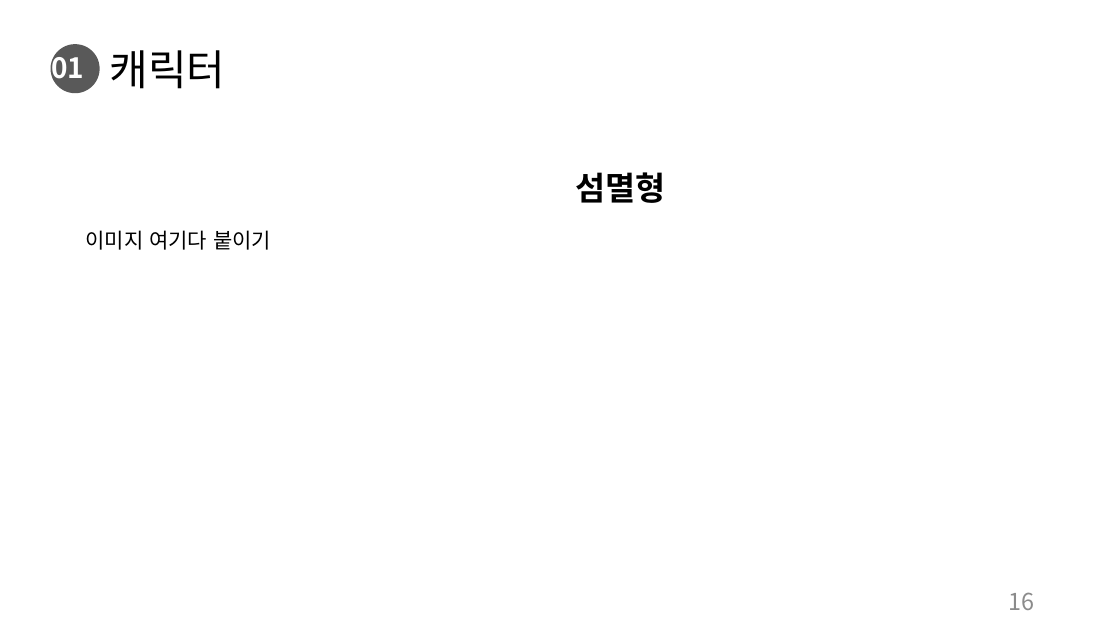
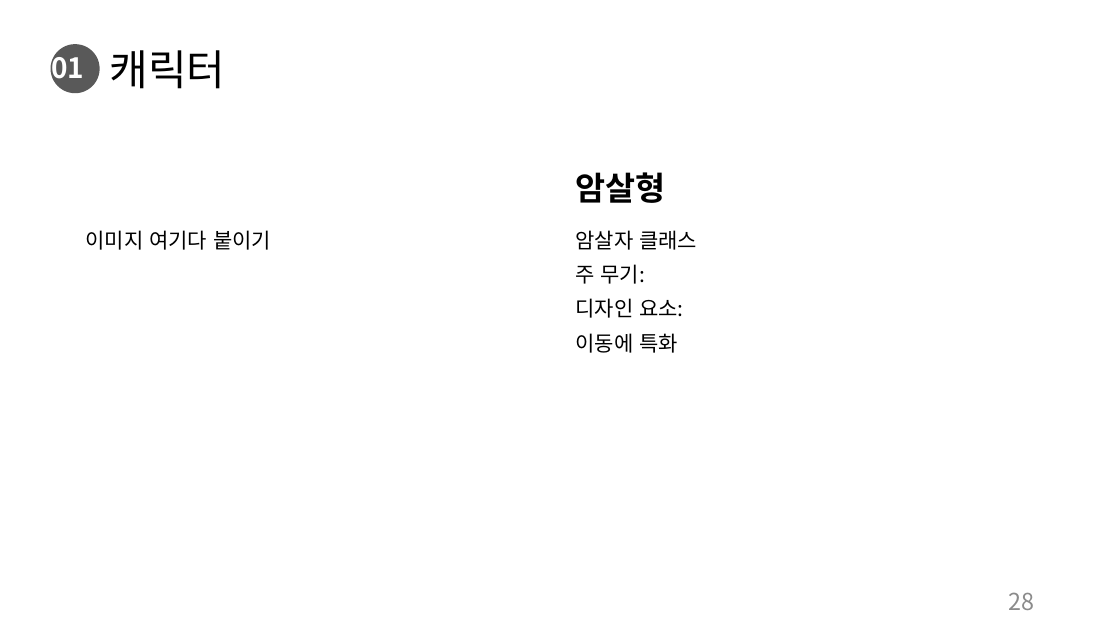
Before and after one commit to charobe/HDB, a slide deck: slide 28 of 조영욱/하자 드 바이오.pptx (slide 16 before the commit). Drawn at 1120x630 pixels with LibreOffice and Linux fonts; fonts in the diff are those of the drawing. Boxes give left, top, right and bottom in pixels: in the first picture for what was removed or moved away, otherwise in the second. Text is boxed around its words. In the diff, an @@ line names an element or a change of style, - is before the commit and + after.

```diff
--- a/조영욱/하자 드 바이오.pptx
+++ b/조영욱/하자 드 바이오.pptx
@@ text at [575, 172, 665, 203]: text changed @@
-섬멸형
+암살형
@@ text added at [575, 230, 697, 353], 18 pt, text #000000 @@
+암살자 클래스
+주 무기:
+디자인 요소:
+이동에 특화
@@ page number at [1009, 592, 1035, 610]: text changed @@
-16
+28
```
Also in this commit, not shown: 13 other slides changed, 10 slides added, 1 slide removed, 1 other file.
